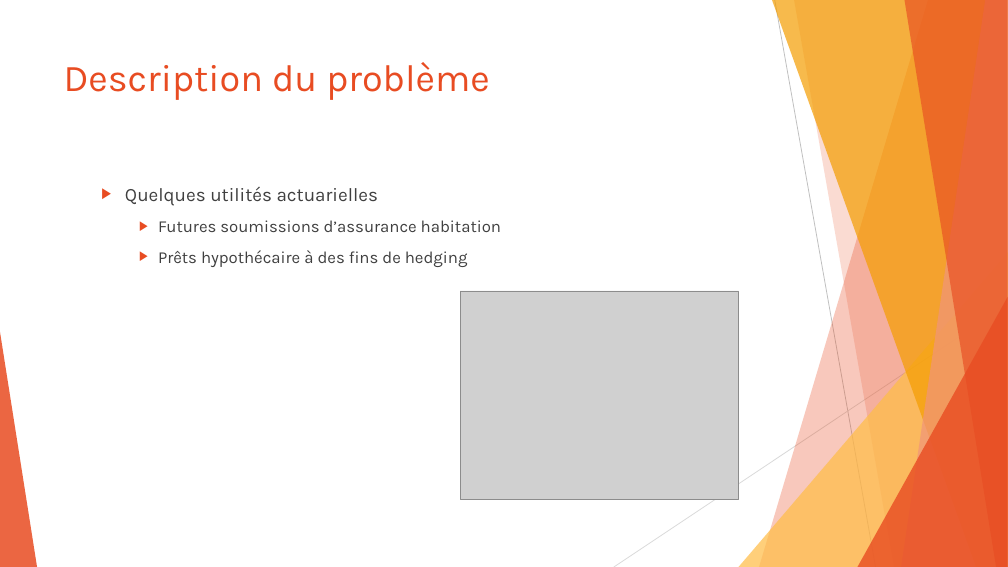
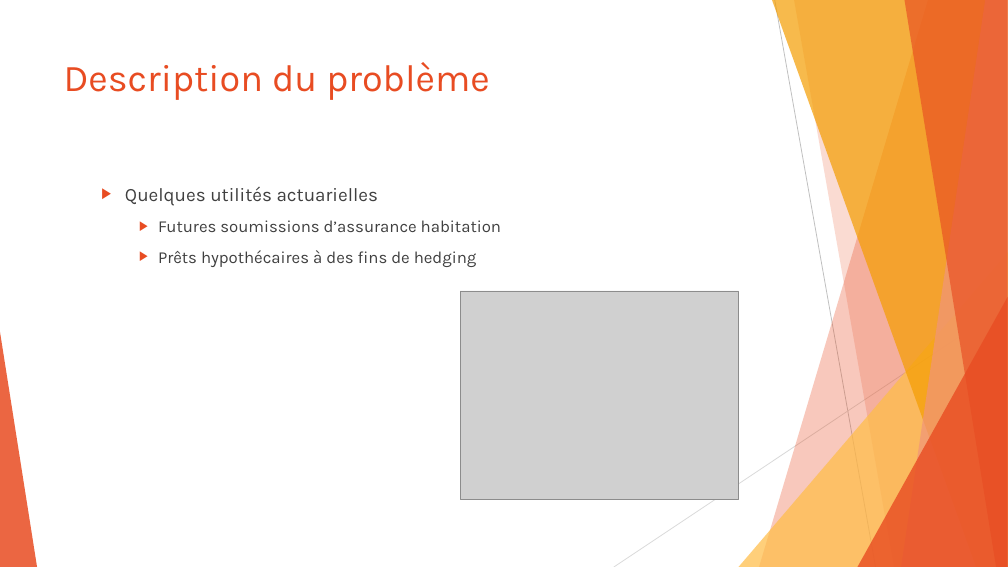
Before and after one commit to SamuelProvencher/TP-Apprentissage, a slide deck: slide 4 of PP.pptx. Drawn at 1008x567 pixels with LibreOffice and Linux fonts; fonts in the diff are those of the drawing; grey boxes stand for pictures. Boxes give left, top, right and bottom in pixels: in the first picture for what was removed or moved away, otherwise in the second. Text is boxed around its words. In the diff, an @@ line names an element or a change of style, - is before the commit and + after.

```diff
--- a/PP.pptx
+++ b/PP.pptx
@@ text at [158,250,477,267]: text changed @@
-    ▶ Prêts hypothécaire à des fins de hedging
+    ▶ Prêts hypothécaires à des fins de hedging
```
Also in this commit, not shown: 4 other slides changed.
